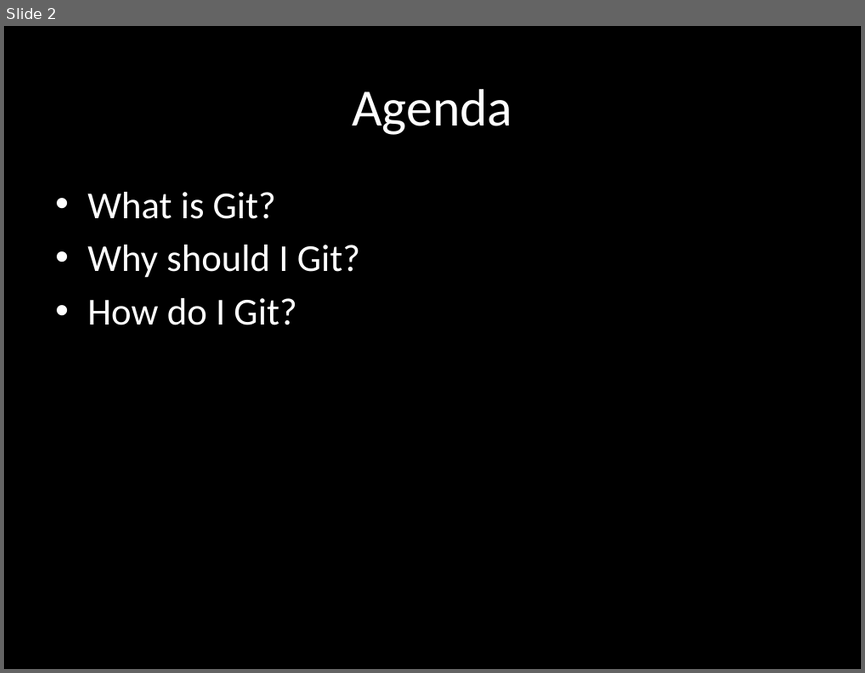
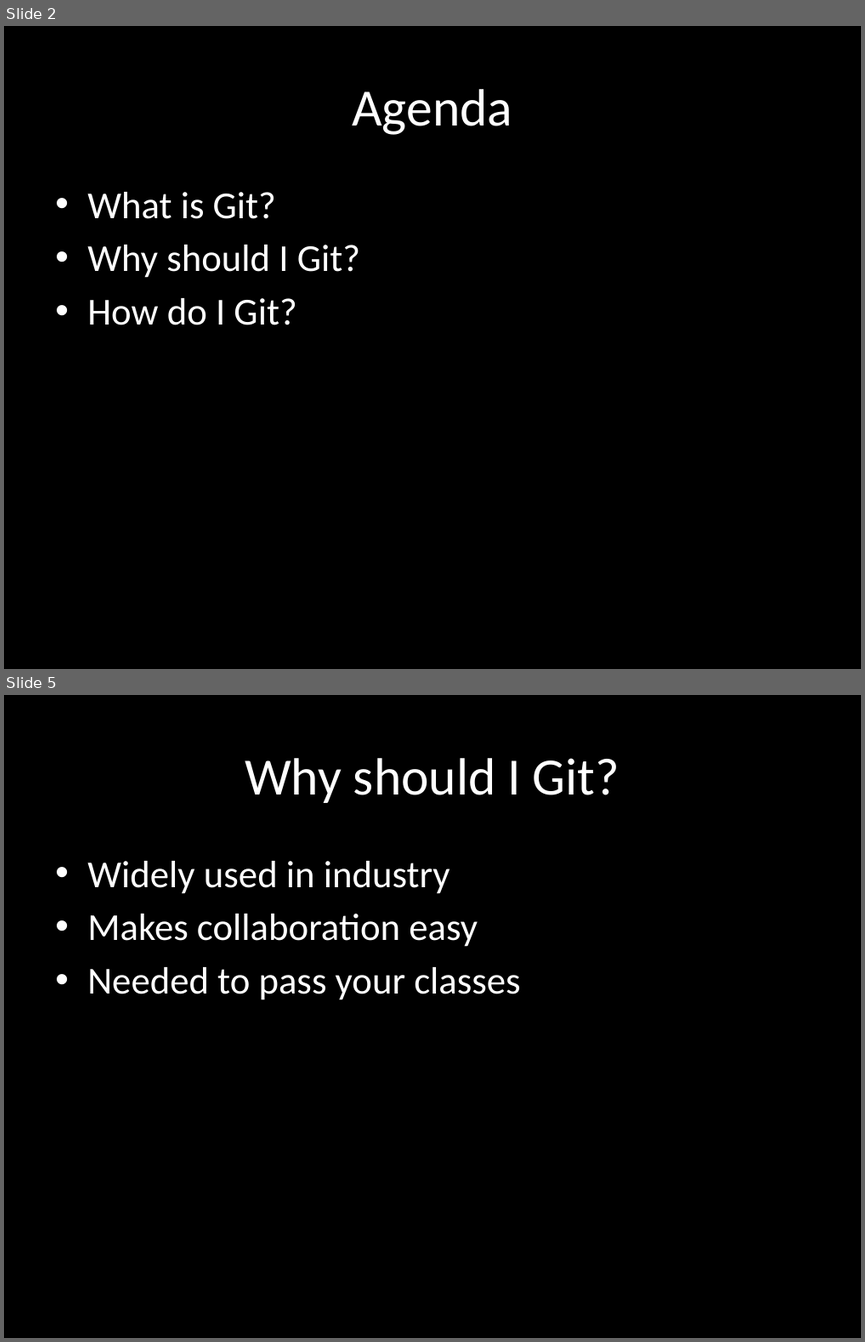
Before and after one commit to vgdev/git-guide, a slide deck: Git.pptx. Shown one above the other, each under a label of ours: slide 2 before the commit, slides 2 and 5 after it; the slides between them are not shown. The pictures are 865x673 and 865x1342 pixels, drawn with LibreOffice and Linux fonts; fonts in the diff are those of the drawing. Boxes give left, top, right and bottom in pixels: in the first picture for what was removed or moved away, otherwise in the second. Text is boxed around its words. In the diff, an @@ line names an element or a change of style, - is before the commit and + after.

```diff
--- a/Git.pptx
+++ b/Git.pptx
@@ slide 5 added at bbox=[4, 695, 861, 1338], background #000000 @@
@@ title added at bbox=[245, 758, 619, 803], 44 pt, text #FFFFFF @@
+Why should I Git?
@@ text added at bbox=[87, 861, 520, 1000], 32 pt, text #FFFFFF @@
+• Widely used in industry
+• Makes collaboration easy
+• Needed to pass your classes
```
Also in this commit, not shown: 4 other slides added.
